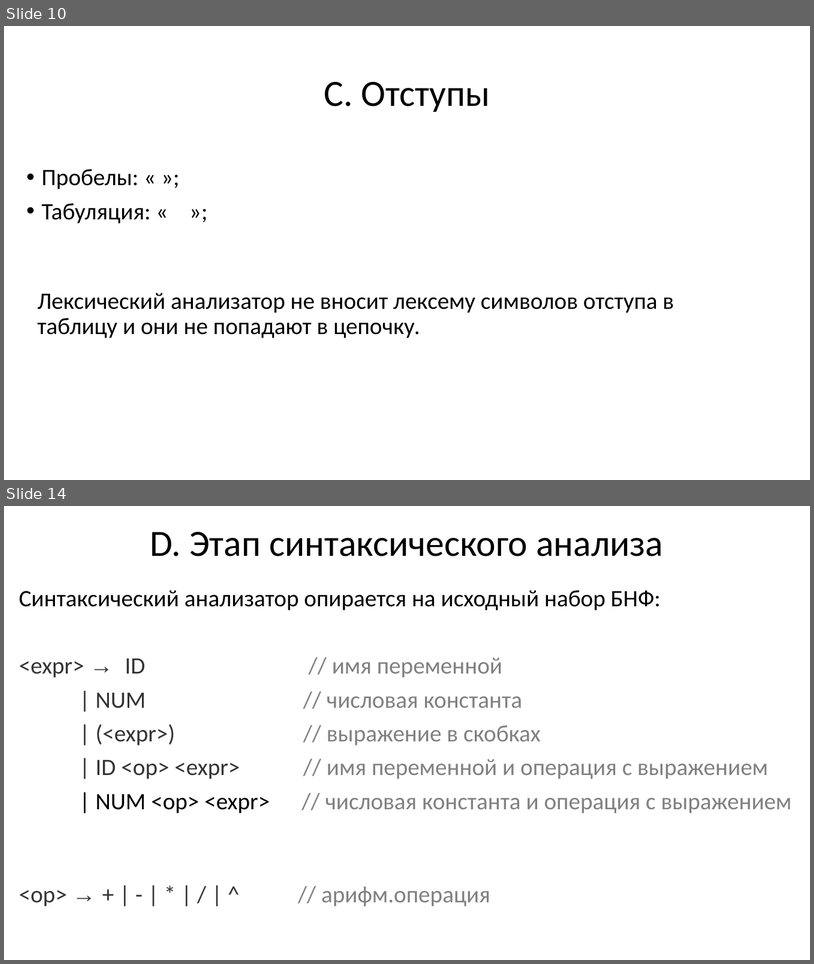
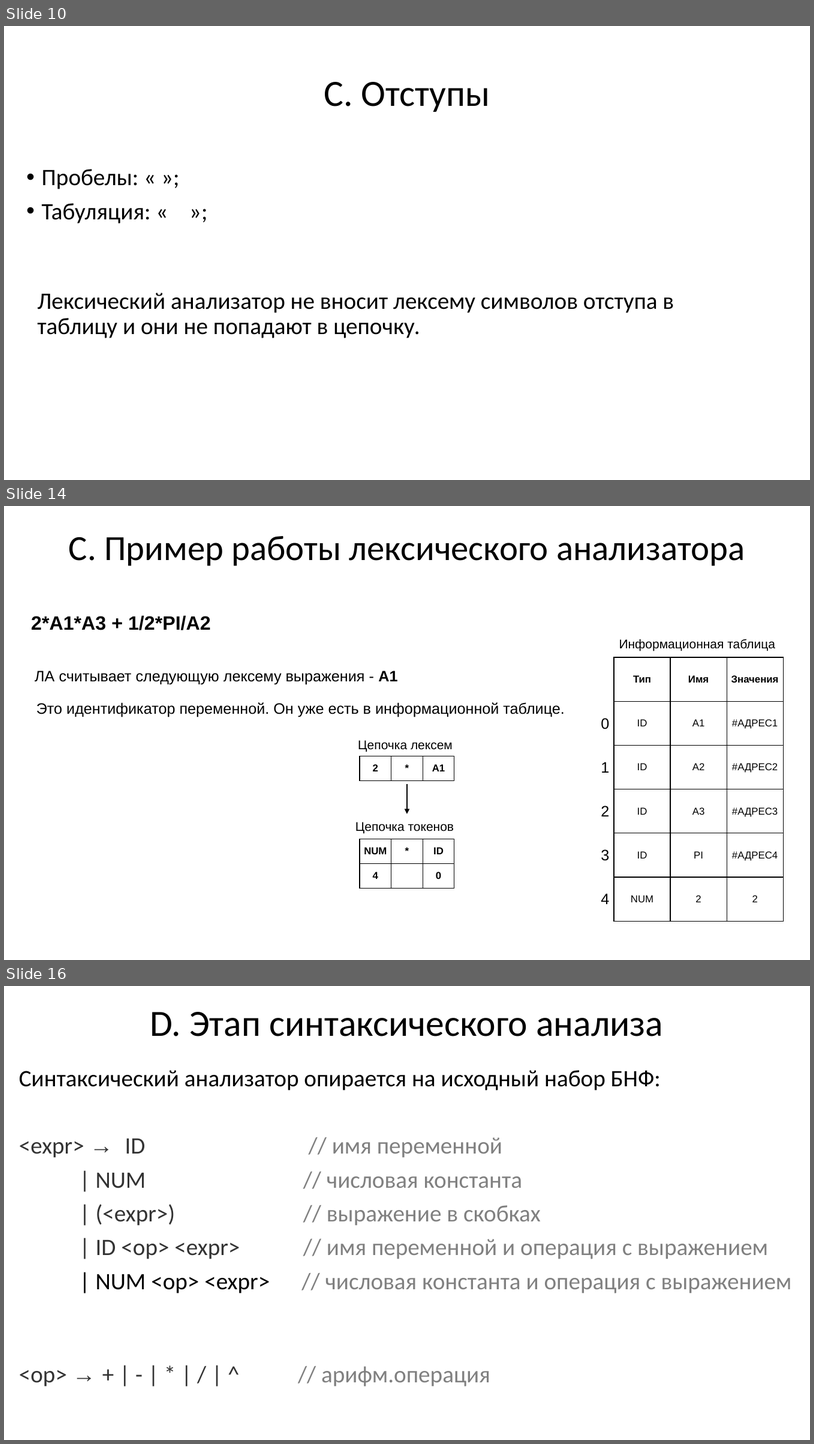
Before and after one commit to goddamnteam/korzun, a slide deck: task3.pptx. Shown one above the other, each under a label of ours: slides 10 and 14 before the commit, slides 10, 14 and 16 after it; the slides between them are not shown. The pictures are 814x964 and 814x1444 pixels, drawn with LibreOffice and Linux fonts; fonts in the diff are those of the drawing. Boxes give left, top, right and bottom in pixels: in the first picture for what was removed or moved away, otherwise in the second. Text is boxed around its words. In the diff, an @@ line names an element or a change of style, - is before the commit and + after.

```diff
--- a/task3.pptx
+++ b/task3.pptx
@@ slide 14 added at bbox=[4, 506, 810, 960], background #FFFFFF @@
@@ title added at bbox=[69, 536, 745, 566], 42 pt, text #000000 @@
+C. Пример работы лексического анализатора
@@ text added at bbox=[31, 615, 211, 630], 23 pt, text #000000, bold @@
+2*A1*A3 + 1/2*PI/A2
@@ text added at bbox=[620, 639, 776, 651], 15 pt, text #000000 @@
+Информационная таблица
@@ table added at bbox=[614, 657, 783, 877], 5 rows, 3 columns @@
+Тип | Имя | Значения
+ID | A1 | #АДРЕС1
+ID | A2 | #АДРЕС2
+ID | A3 | #АДРЕС3
+ID | PI | #АДРЕС4
@@ text added at bbox=[35, 670, 398, 685], 18 pt, text #000000 @@
+ЛА считывает следующую лексему выражения - A1
@@ text added at bbox=[36, 702, 564, 717], 18 pt, text #000000 @@
+Это идентификатор переменной. Он уже есть в информационной таблице.
@@ text added at bbox=[601, 718, 609, 729], 18 pt, text #000000 @@
+0
@@ text added at bbox=[358, 740, 453, 752], 15 pt, text #000000 @@
+Цепочка лексем
@@ table added at bbox=[360, 756, 454, 805], 1 rows, 3 columns @@
+2 | * | A1
@@ text added at bbox=[601, 762, 609, 772], 18 pt, text #000000 @@
+1
@@ arrow added from (408, 784) to (408, 814), #000000 2 pt @@
@@ text added at bbox=[601, 805, 609, 816], 18 pt, text #000000 @@
+2
@@ text added at bbox=[356, 822, 455, 834], 15 pt, text #000000 @@
+Цепочка токенов
@@ table added at bbox=[360, 839, 454, 888], 2 rows, 3 columns @@
+NUM | * | ID
+4 |  | 0
@@ text added at bbox=[601, 849, 609, 861], 18 pt, text #000000 @@
+3
@@ table added at bbox=[614, 877, 783, 960], 1 rows, 3 columns @@
+NUM | 2 | 2
@@ text added at bbox=[601, 893, 609, 904], 18 pt, text #000000 @@
+4
@@ what was slide 14 is now slide 16 @@
```
Also in this commit, not shown: 13 slides changed, 8 other slides added, 7 slides removed.
